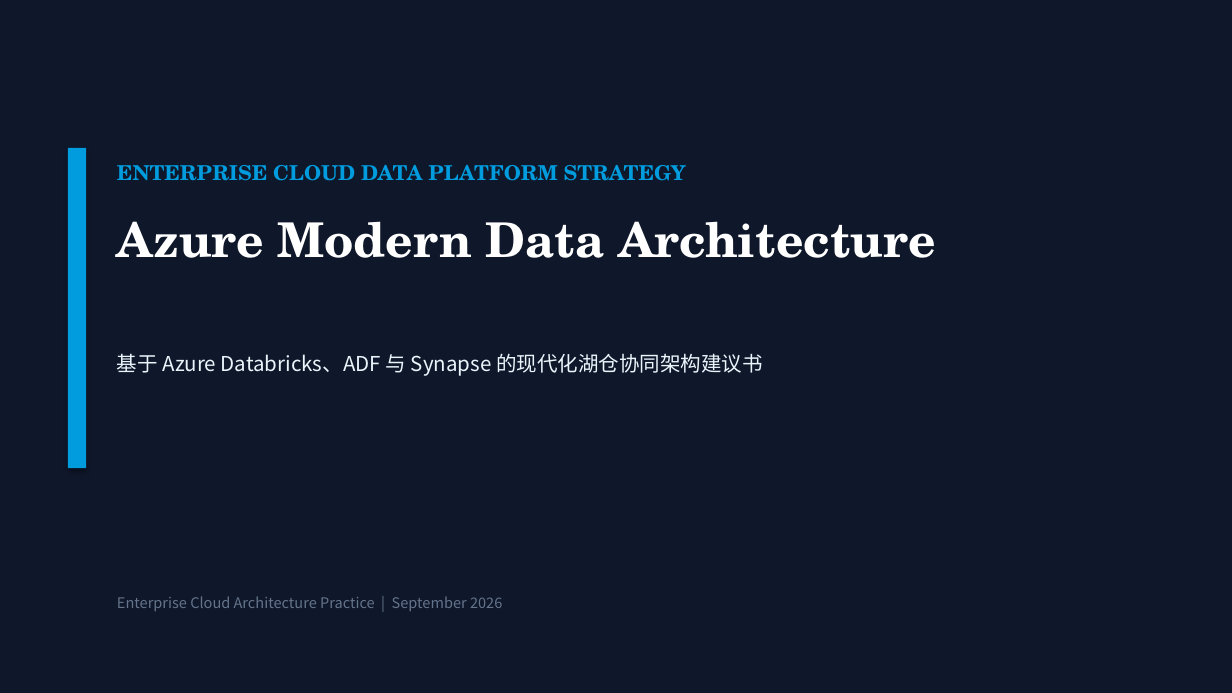
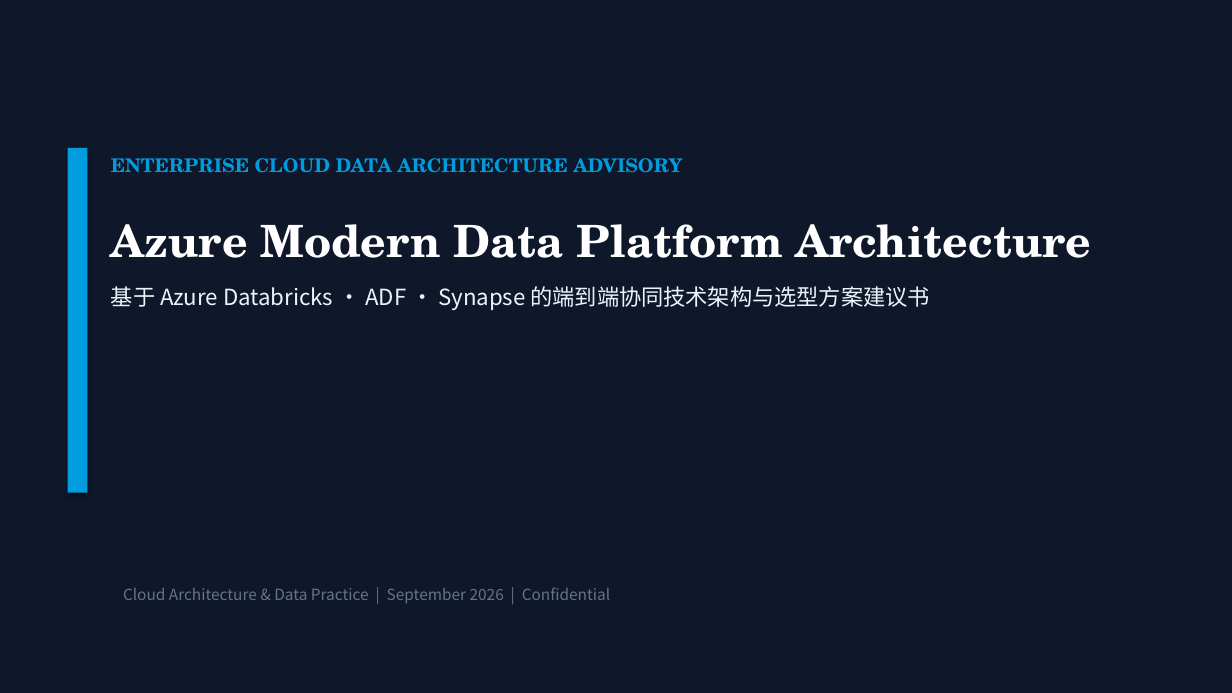
Before and after one commit to GoLangCJava/ppt, a slide deck: slide 1 of Azure_Databricks_ADF_Synapse_Architecture.pptx. Drawn at 1232x693 pixels with LibreOffice and Linux fonts; fonts in the diff are those of the drawing. Boxes give left, top, right and bottom in pixels: in the first picture for what was removed or moved away, otherwise in the second. Text is boxed around its words. In the diff, an @@ line names an element or a change of style, - is before the commit and + after.

Commit message:
Refactor: Content-driven architecture layout with zero overlaps and updated agent.md

```diff
--- a/Azure_Databricks_ADF_Synapse_Architecture.pptx
+++ b/Azure_Databricks_ADF_Synapse_Architecture.pptx
@@ rectangle: place and size @@
-rectangle at <box>68,148,86,468</box>
+rectangle at <box>68,148,87,493</box>
@@ text at <box>111,158,1091,310</box>: text changed; size 12 to 13 pt; font Noto Sans CJK SC to TeX Gyre Schola; bold on @@
-基于 Azure Databricks、ADF 与 Synapse 的现代化湖仓协同架构建议书
+ENTERPRISE CLOUD DATA ARCHITECTURE ADVISORY
+Azure Modern Data Platform Architecture
+基于 Azure Databricks · ADF · Synapse 的端到端协同技术架构与选型方案建议书
@@ text removed at <box>117,165,686,181</box> @@
-ENTERPRISE CLOUD DATA PLATFORM STRATEGY
@@ text removed at <box>117,221,936,258</box> @@
-Azure Modern Data Architecture
@@ text at <box>123,587,610,604</box>: text changed; size 8.5 to 9 pt @@
-Enterprise Cloud Architecture Practice | September 2026
+Cloud Architecture & Data Practice | September 2026 | Confidential
```
Also in this commit, not shown: 5 other slides changed, 2 other files.
